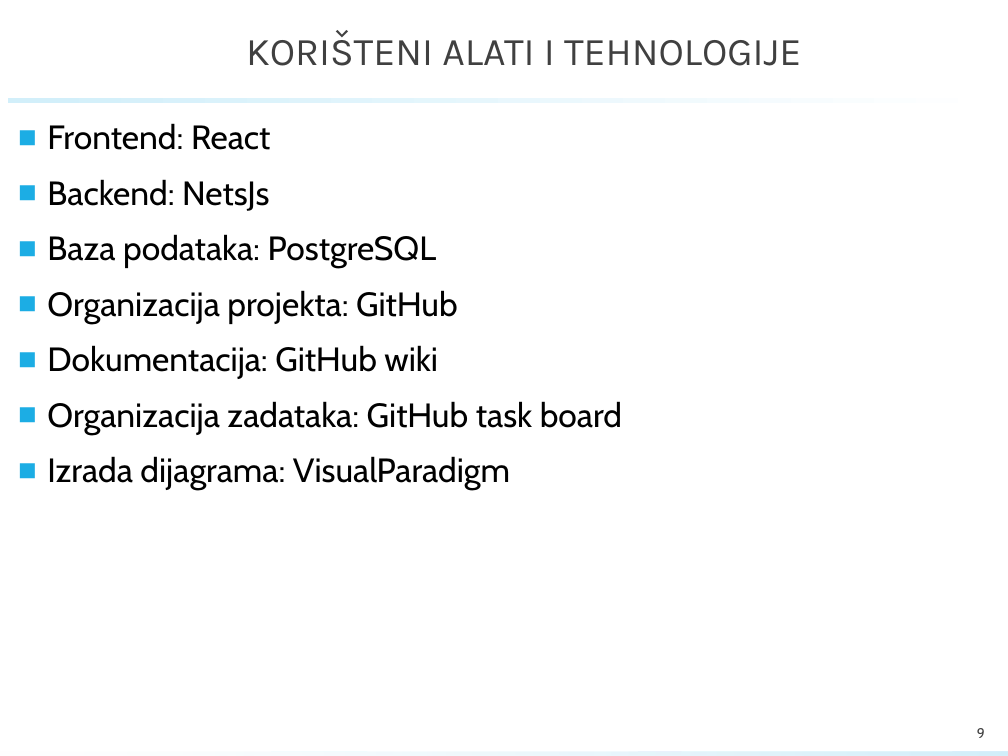
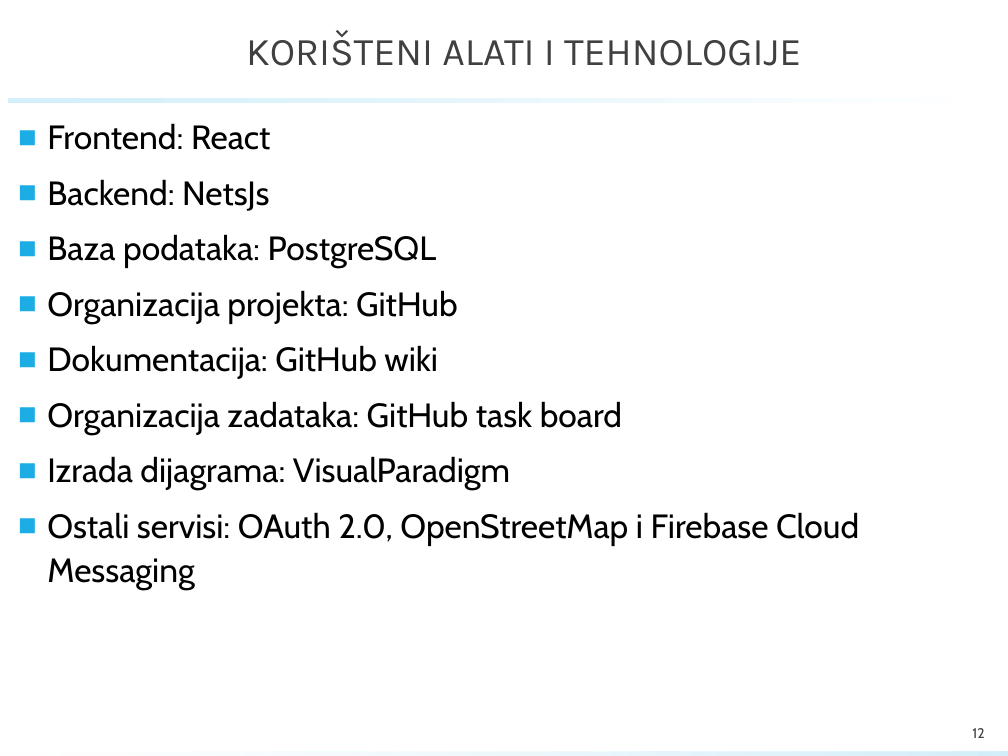
Before and after one commit to karlokus/RestoraniZEGE, a slide deck: slide 12 of dokumentacija/PROINZ_TG16.01_restoraniZEGE.pptx (slide 9 before the commit). Drawn at 1008x756 pixels with LibreOffice and Linux fonts; fonts in the diff are those of the drawing; background and template pictures are left out. Boxes give left, top, right and bottom in pixels: in the first picture for what was removed or moved away, otherwise in the second. Text is boxed around its words. In the diff, an @@ line names an element or a change of style, - is before the commit and + after.

```diff
--- a/dokumentacija/PROINZ_TG16.01_restoraniZEGE.pptx
+++ b/dokumentacija/PROINZ_TG16.01_restoraniZEGE.pptx
@@ text at [47, 512, 859, 590]: paragraph added @@
+■ Ostali servisi: OAuth 2.0, OpenStreetMap i Firebase Cloud Messaging
@@ page number at [972, 728, 984, 738]: text changed @@
-9
+12
```
Also in this commit, not shown: 1 other slide changed, 5 slides added.
